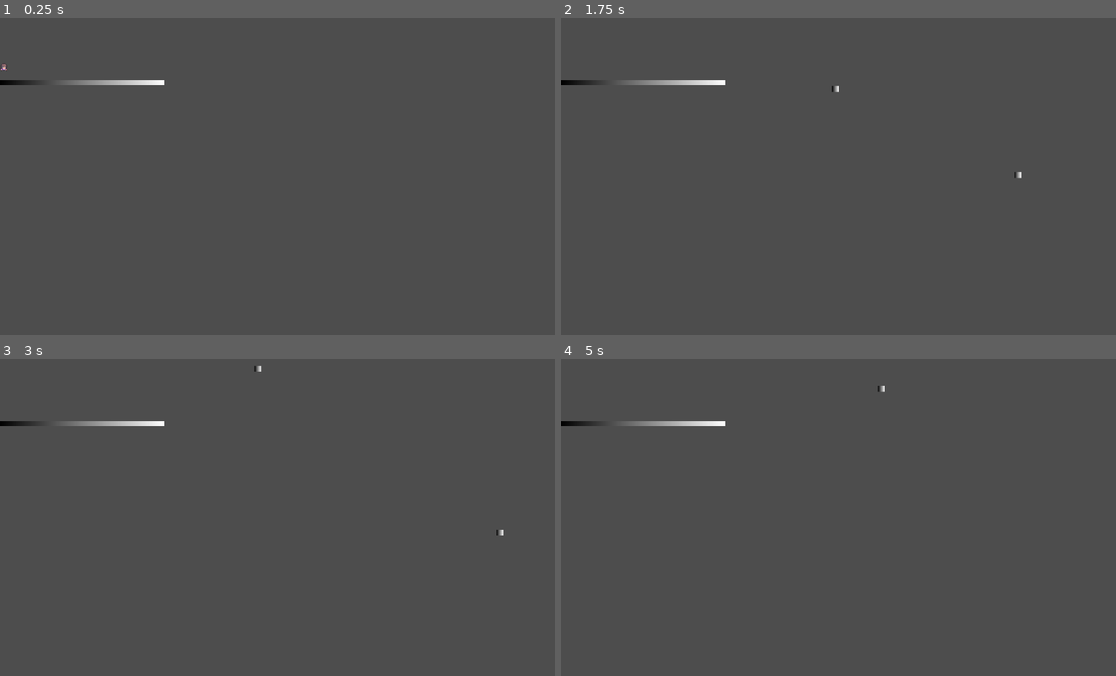
Above: before the commit, frames 1-4 (two rows, left to right).
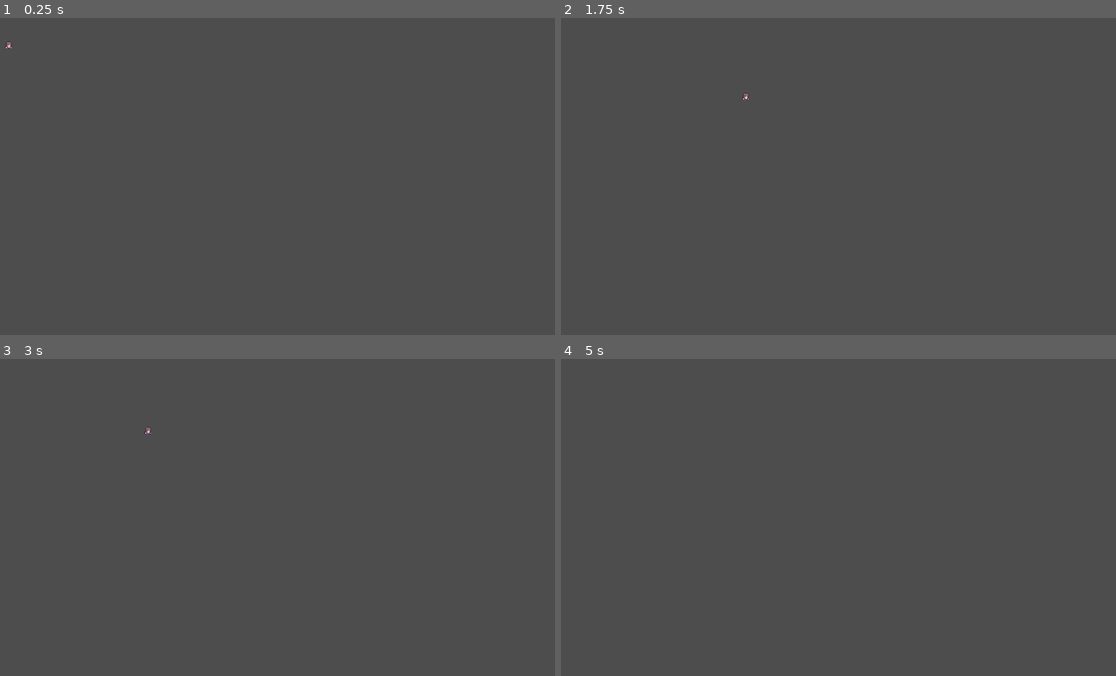
Above: after the commit, the same moments.

Repository: ajogerio/monkey-game
Game: Godot game, scene res://Scenes/player_scene.tscn
Two runs of this game, one before a commit and one after it. Both use one fixed random seed, a clock stepped at 60 frames per second and the inputs below.
Inputs (mouse positions are in pixels of both pictures, inside the frame that each line leads up to):
- Up to frame 1 (0.25 s): no input
- Up to frame 2 (1.75 s): move the mouse to (966, 160) at 0.52 s; hold D (move_right) from 0.53 s (still down); click (966, 160) at 0.6 s; tap W (jump) at 0.77, 0.8, 1.07, 1.35, 1.52 s; move the mouse to (727, 192) at 1.27 s; click (727, 192) at 1.55 s
- Up to frame 3 (3 s): tap W (jump) at 1.82, 2.3 s; move the mouse to (338, 447) at 2.02 s; release D (move_right) at 2.03 s; hold A (move_left) 2.03-2.78 s; click (338, 447) at 2.1 s; move the mouse to (255, 580) at 2.77 s; hold D (move_right) from 2.78 s (still down); click (255, 580) at 2.85 s
- Up to frame 4 (5 s): tap W (jump) at 3.02, 3.32, 3.6, 3.77, 4.07, 4.52, 4.82 s; move the mouse to (1010, 565) at 3.52 s; move the mouse to (672, 469) at 4.27 s; release D (move_right) at 4.28 s; hold A (move_left) from 4.28 s (still down); click (672, 469) at 4.35 s

The runs differ from the first frame. In frame 1, 0.4% of the frame differs, in the area x 0-30%, y 7-22%; in frame 2, 0.4%, in the area x 0-83%, y 19-51%; in frame 3, 0.4%; in frame 4, 0.4%.
Error after the commit: Cannot call method 'instantiate' on a null value. (res://Scripts/player_scene.gd:46)

Commit message:
wip: attempt to solve bullet position mismatch

Diff:
--- a/Scenes/cookie_bullet_scene.tscn
+++ b/Scenes/cookie_bullet_scene.tscn
@@ -10,7 +10,7 @@
 [sub_resource type="CircleShape2D" id="CircleShape2D_xe07u"]
 
 [node name="Cookie_Bullet" type="Area2D"]
-position = Vector2(185, 134)
+position = Vector2(49, 27)
 script = ExtResource("3_r6sp0")
 metadata/_edit_group_ = true
 
--- /dev/null
+++ b/Scenes/floor_scene.tscn
@@ -0,0 +1,23 @@
+[gd_scene load_steps=4 format=3 uid="uid://d1r7exha8pl"]
+
+[sub_resource type="RectangleShape2D" id="RectangleShape2D_g54ld"]
+size = Vector2(336, 10)
+
+[sub_resource type="Gradient" id="Gradient_li2hv"]
+
+[sub_resource type="GradientTexture2D" id="GradientTexture2D_pj4ad"]
+gradient = SubResource("Gradient_li2hv")
+width = 336
+height = 10
+
+[node name="Floor" type="StaticBody2D"]
+position = Vector2(277, 97)
+metadata/_edit_group_ = true
+
+[node name="Floor Hitbox" type="CollisionShape2D" parent="."]
+position = Vector2(0, -0.5)
+shape = SubResource("RectangleShape2D_g54ld")
+
+[node name="Floor Sprite" type="Sprite2D" parent="."]
+position = Vector2(-1, 0)
+texture = SubResource("GradientTexture2D_pj4ad")
--- /dev/null
+++ b/Scenes/game_scene.tscn
@@ -0,0 +1,12 @@
+[gd_scene load_steps=3 format=3 uid="uid://3q1avp6uo11r"]
+
+[ext_resource type="PackedScene" uid="uid://lyabiikwtq6h" path="res://Scenes/player_scene.tscn" id="1_hoxpg"]
+[ext_resource type="PackedScene" uid="uid://d1r7exha8pl" path="res://Scenes/floor_scene.tscn" id="2_pn527"]
+
+[node name="Game" type="Node2D"]
+
+[node name="Player" parent="." instance=ExtResource("1_hoxpg")]
+position = Vector2(20, 78)
+
+[node name="Floor" parent="." instance=ExtResource("2_pn527")]
+position = Vector2(175, 112)
--- a/Scenes/player_scene.tscn
+++ b/Scenes/player_scene.tscn
@@ -1,7 +1,6 @@
-[gd_scene load_steps=11 format=3 uid="uid://lyabiikwtq6h"]
+[gd_scene load_steps=7 format=3 uid="uid://lyabiikwtq6h"]
 
-[ext_resource type="Script" path="res://Scripts/player.gd" id="1_olb5b"]
-[ext_resource type="PackedScene" uid="uid://bp5neqwnb18rc" path="res://Scenes/cookie_bullet_scene.tscn" id="2_bowr6"]
+[ext_resource type="Script" path="res://Scripts/player_scene.gd" id="1_oditq"]
 [ext_resource type="Texture2D" uid="uid://3herub60pkpq" path="res://Sprites/Player/cb character idle sprite.png" id="2_ulh0l"]
 
 [sub_resource type="Animation" id="Animation_axjhf"]
@@ -45,50 +44,26 @@
 [sub_resource type="RectangleShape2D" id="RectangleShape2D_3laj3"]
 size = Vector2(16, 16)
 
-[sub_resource type="RectangleShape2D" id="RectangleShape2D_80rkq"]
-size = Vector2(336, 10)
-
-[sub_resource type="Gradient" id="Gradient_08b6x"]
-
-[sub_resource type="GradientTexture2D" id="GradientTexture2D_k6lgg"]
-gradient = SubResource("Gradient_08b6x")
-width = 336
-height = 10
-
-[node name="Player Scene" type="Node2D"]
-position = Vector2(232, 57)
-
-[node name="Player" type="CharacterBody2D" parent="."]
-position = Vector2(-225, 10)
-script = ExtResource("1_olb5b")
-cookie_bullet_scene = ExtResource("2_bowr6")
+[node name="Player" type="CharacterBody2D"]
+position = Vector2(17, 24)
+script = ExtResource("1_oditq")
 metadata/_edit_group_ = true
 
-[node name="Player Sprite" type="Sprite2D" parent="Player"]
+[node name="Player Sprite" type="Sprite2D" parent="."]
 texture_filter = 1
+position = Vector2(0, -2)
 texture = ExtResource("2_ulh0l")
 hframes = 3
 
-[node name="AnimationPlayer" type="AnimationPlayer" parent="Player/Player Sprite"]
+[node name="AnimationPlayer" type="AnimationPlayer" parent="Player Sprite"]
 libraries = {
 "": SubResource("AnimationLibrary_anggn")
 }
 
-[node name="Player Hitbox" type="CollisionShape2D" parent="Player"]
+[node name="Player Hitbox" type="CollisionShape2D" parent="."]
 visible = false
+position = Vector2(-225, 10)
 shape = SubResource("RectangleShape2D_3laj3")
 
-[node name="Muzzle" type="Marker2D" parent="Player"]
-position = Vector2(10, 2)
-
-[node name="Floor" type="StaticBody2D" parent="."]
-position = Vector2(-63, 75)
-metadata/_edit_group_ = true
-
-[node name="Floor Hitbox" type="CollisionShape2D" parent="Floor"]
-position = Vector2(0, -0.5)
-shape = SubResource("RectangleShape2D_80rkq")
-
-[node name="Floor Sprite" type="Sprite2D" parent="Floor"]
-position = Vector2(-1, 0)
-texture = SubResource("GradientTexture2D_k6lgg")
+[node name="Muzzle" type="Marker2D" parent="."]
+position = Vector2(10, 0)
--- /dev/null
+++ b/Scripts/player_scene.gd
@@ -0,0 +1,49 @@
+extends CharacterBody2D
+
+const HORIZONTAL_SPEED = 300
+const GRAVITY_SPEED = 1000
+const JUMP_SPEED = 300
+
+# export allows us to modify the value in the inspector (right panel)
+# drag the cookie bullet scene into the slot in the inspector
+# so we have access to it now in the code
+@export var cookie_bullet_scene: PackedScene
+
+func _ready():
+	# play animation
+	$"Player Sprite"/AnimationPlayer.play("idle")
+
+func _physics_process(delta: float) -> void:
+	# horizontal movement:
+	velocity.x = 0 # make sure that movement is always reset to 0 so it does not move infinitely
+
+	if Input.is_action_pressed("move_left"):
+		velocity.x -= HORIZONTAL_SPEED
+
+	if Input.is_action_pressed("move_right"):
+		velocity.x += HORIZONTAL_SPEED
+
+	# gravity movement:
+	if not is_on_floor():
+		velocity.y += GRAVITY_SPEED * delta
+
+	# jumping:
+	if Input.is_action_just_pressed("jump"):
+		velocity.y = -JUMP_SPEED # negative value so that it goes upwards (+y is up and -y is down)
+
+	move_and_slide()
+
+# the _unhandled_input function runs whenever there is a new input.
+# The input goes through UI first, then when its unhandled by the UI
+# part, it checks the nodes one by one and asks if the input belongs
+# to them. In this case, if we click, it belongs to us and we handle it
+# below
+func _unhandled_input(_event):
+	if Input.is_action_just_pressed("shoot"):
+		shoot()
+
+func shoot() -> void:
+	var cookie_bullet = cookie_bullet_scene.instantiate() # make a new instance of the cookie bullet
+	cookie_bullet.global_position = $Muzzle.global_position # put the new bullet in the position of the muzzle
+	cookie_bullet.direction = $Muzzle.global_position.direction_to(get_global_mouse_position()) # set the direction vector of the cookie_bullet to be the vector from the muzzle to the mouse position
+	get_tree().current_scene.add_child(cookie_bullet)
